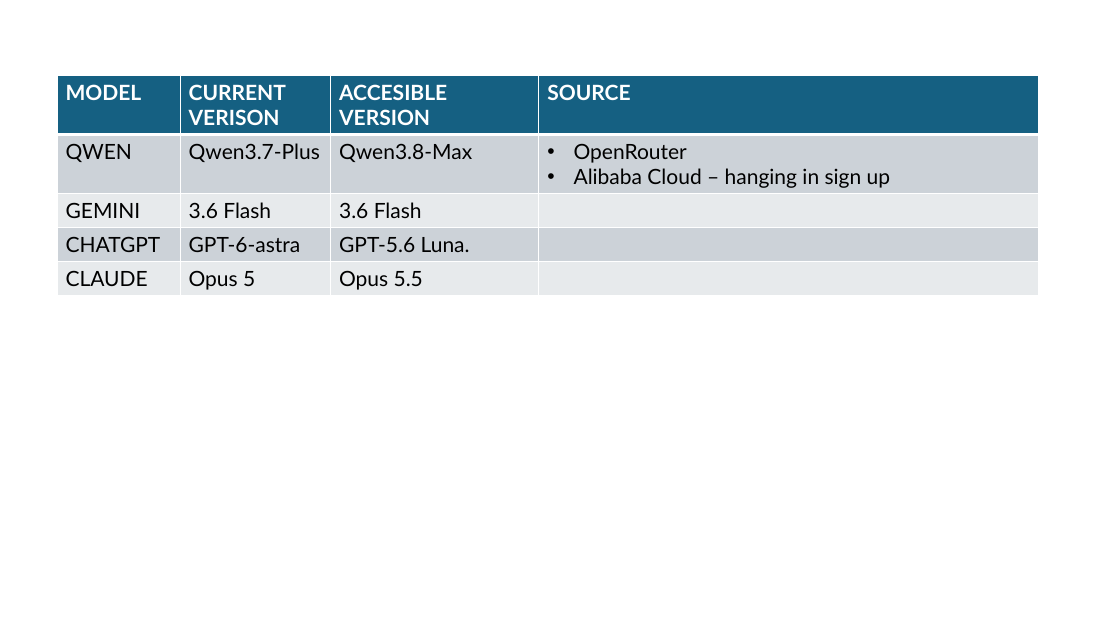
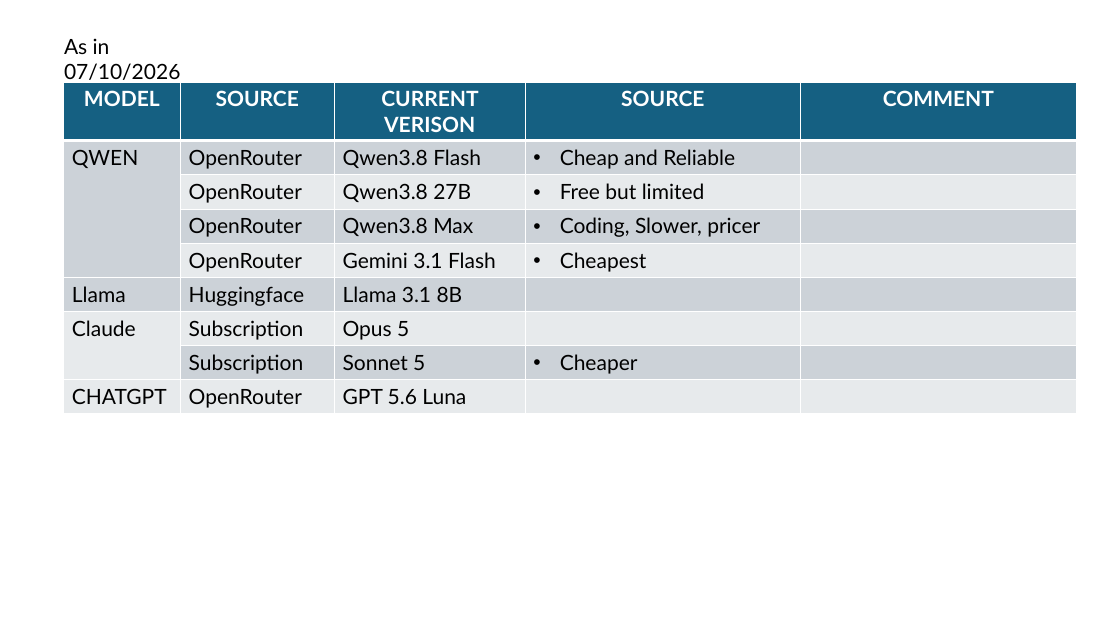
Before and after one commit to Syaziyah30/XenAnalyticTransl, a slide deck: slide 6 of Reference/briefing project.pptx. Drawn at 1120x630 pixels with LibreOffice and Linux fonts; fonts in the diff are those of the drawing. Boxes give left, top, right and bottom in pixels: in the first picture for what was removed or moved away, otherwise in the second. Text is boxed around its words. In the diff, an @@ line names an element or a change of style, - is before the commit and + after.

Commit message:
All quota model empty

```diff
--- a/Reference/briefing project.pptx
+++ b/Reference/briefing project.pptx
@@ text added at [64, 38, 180, 84], 18 pt, text #000000 @@
+As in 07/10/2026
@@ table at [64, 82, 1076, 413] @@
-MODEL | CURRENT VERISON | ACCESIBLE VERSION | SOURCE
-QWEN | Qwen3.7-Plus | Qwen3.8-Max | OpenRouter / Alibaba Cloud – hanging in sign up
-GEMINI | 3.6 Flash | 3.6 Flash | 
-CHATGPT | GPT-6-astra | GPT-5.6 Luna. | 
-CLAUDE | Opus 5 | Opus 5.5 | 
+MODEL | SOURCE | CURRENT VERISON | SOURCE | COMMENT
+QWEN | OpenRouter | Qwen3.8 Flash | Cheap and Reliable | 
+ | OpenRouter | Qwen3.8 27B | Free but limited | 
+ | OpenRouter | Qwen3.8 Max | Coding, Slower, pricer | 
+ | OpenRouter | Gemini 3.1 Flash | Cheapest | 
+Llama | Huggingface | Llama 3.1 8B |  | 
+Claude | Subscription | Opus 5 |  | 
+ | Subscription | Sonnet 5 | Cheaper | 
+CHATGPT | OpenRouter | GPT 5.6 Luna |  | 
@@ table: place and size @@
-table at [57, 76, 1039, 296]
+table at [64, 82, 1076, 413]
```
Also in this commit, not shown: 2 slides added, 2 slides removed, 2 other files.
